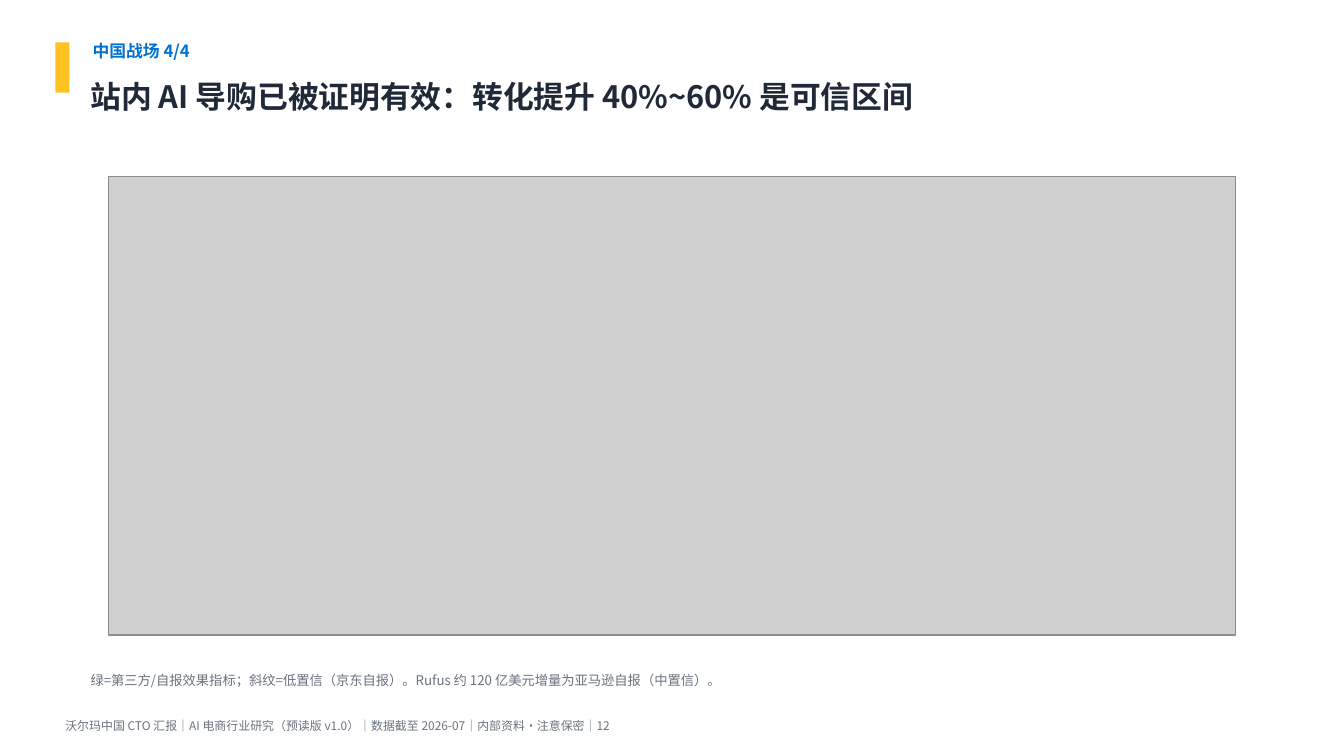
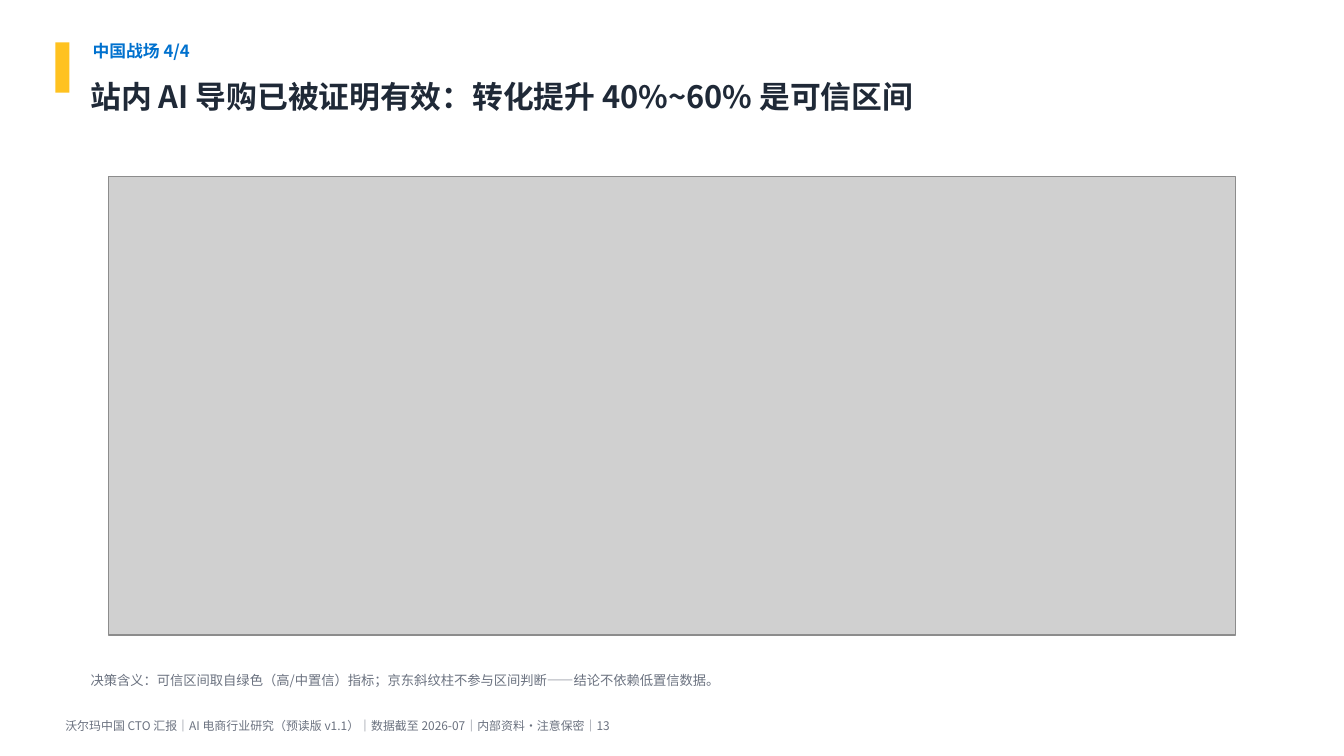
Before and after one commit to breeze2623-create/Aicommerce, a slide deck: slide 13 of report/AI电商行业研究_沃尔玛中国CTO汇报.pptx (slide 12 before the commit). Drawn at 1344x756 pixels with LibreOffice and Linux fonts; fonts in the diff are those of the drawing; grey boxes stand for pictures. Boxes give left, top, right and bottom in pixels: in the first picture for what was removed or moved away, otherwise in the second. Text is boxed around its words. In the diff, an @@ line names an element or a change of style, - is before the commit and + after.

```diff
--- a/report/AI电商行业研究_沃尔玛中国CTO汇报.pptx
+++ b/report/AI电商行业研究_沃尔玛中国CTO汇报.pptx
@@ text at <box>91,674,720,687</box>: text changed @@
-绿=第三方/自报效果指标；斜纹=低置信（京东自报）。Rufus 约 120 亿美元增量为亚马逊自报（中置信）。
+决策含义：可信区间取自绿色（高/中置信）指标；京东斜纹柱不参与区间判断——结论不依赖低置信数据。
@@ text at <box>65,720,610,731</box>: text changed @@
-沃尔玛中国 CTO 汇报｜AI 电商行业研究（预读版 v1.0）｜数据截至 2026-07｜内部资料·注意保密｜12
+沃尔玛中国 CTO 汇报｜AI 电商行业研究（预读版 v1.1）｜数据截至 2026-07｜内部资料·注意保密｜13
```
Also in this commit, not shown: 17 other slides changed, 1 slide added, 5 other files.
